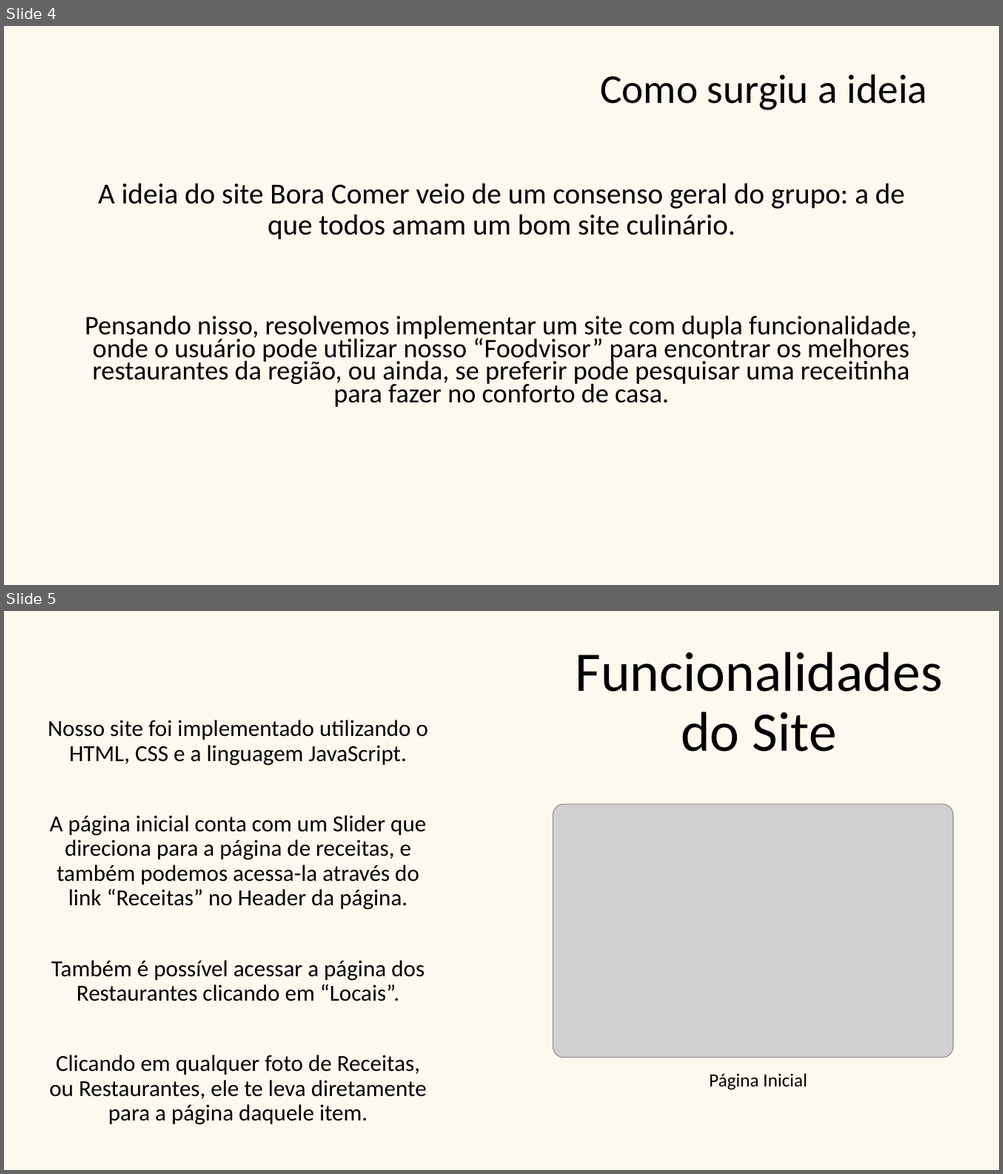
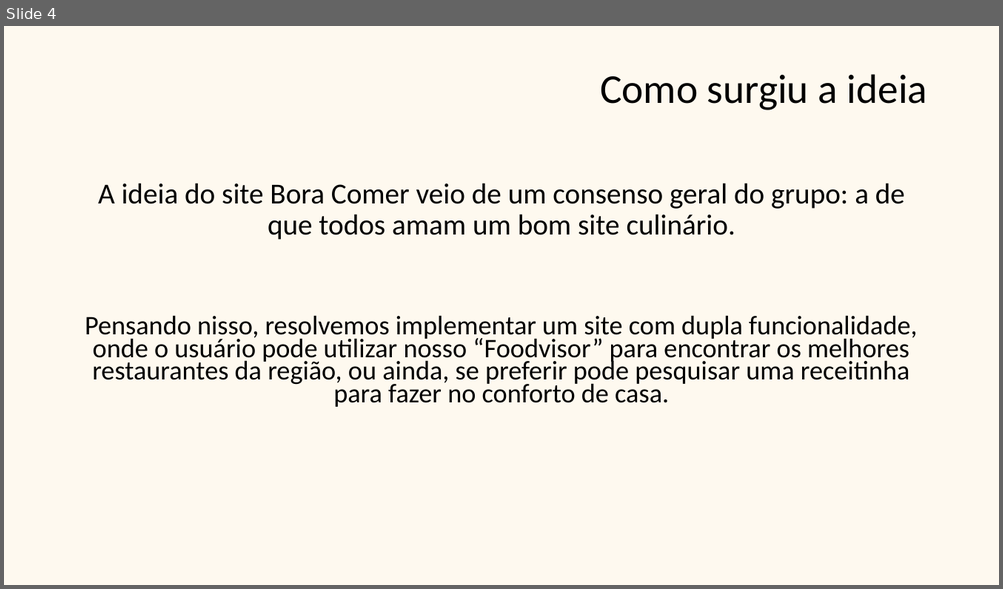
Before and after one commit to viniciusdmorais/Projeto-Integrador, a slide deck: assets/slide_apresentação/Apresentação Slides - Bora Comer.pptx. Shown one above the other, each under a label of ours: slides 4 and 5 before the commit, slide 4 after it. The pictures are 1003x1174 and 1003x589 pixels, drawn with LibreOffice and Linux fonts; fonts in the diff are those of the drawing; grey boxes stand for pictures; background and template pictures are left out. Boxes give left, top, right and bottom in pixels: in the first picture for what was removed or moved away, otherwise in the second. Text is boxed around its words. In the diff, an @@ line names an element or a change of style, - is before the commit and + after.

Commit message:
ajustando restaurantes

```diff
--- a/assets/slide_apresentação/Apresentação Slides - Bora Comer.pptx
+++ b/assets/slide_apresentação/Apresentação Slides - Bora Comer.pptx
@@ slide 5 removed at (4,611,999,1170), background picture (left out) @@
@@ title removed at (575,652,942,752) @@
-Funcionalidades do Site
@@ text removed at (48,720,428,1125) @@
-Nosso site foi implementado utilizando o HTML, CSS e a linguagem JavaScript.
-A página inicial conta com um Slider que direciona para a página de receitas, e também podemos acessa-la através do link “Receitas” no Header da página.
-Também é possível acessar a página dos Restaurantes clicando em “Locais”.
-Clicando em qualquer foto de Receitas, ou Restaurantes, ele te leva diretamente para a página daquele item.
@@ picture removed at (553,804,953,1058) @@
@@ text removed at (708,1073,807,1091) @@
-Página Inicial
```
Also in this commit, not shown: 1 slide added, 2 other slides removed, 1 other file.
